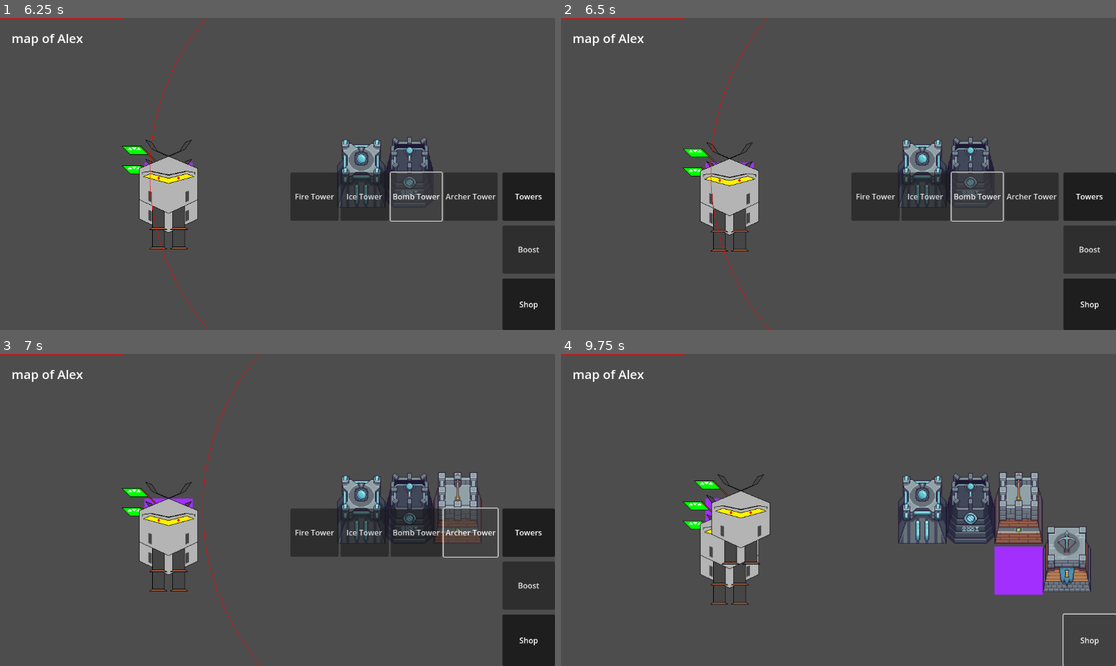
Above: before the commit, frames 1-4 (two rows, left to right).
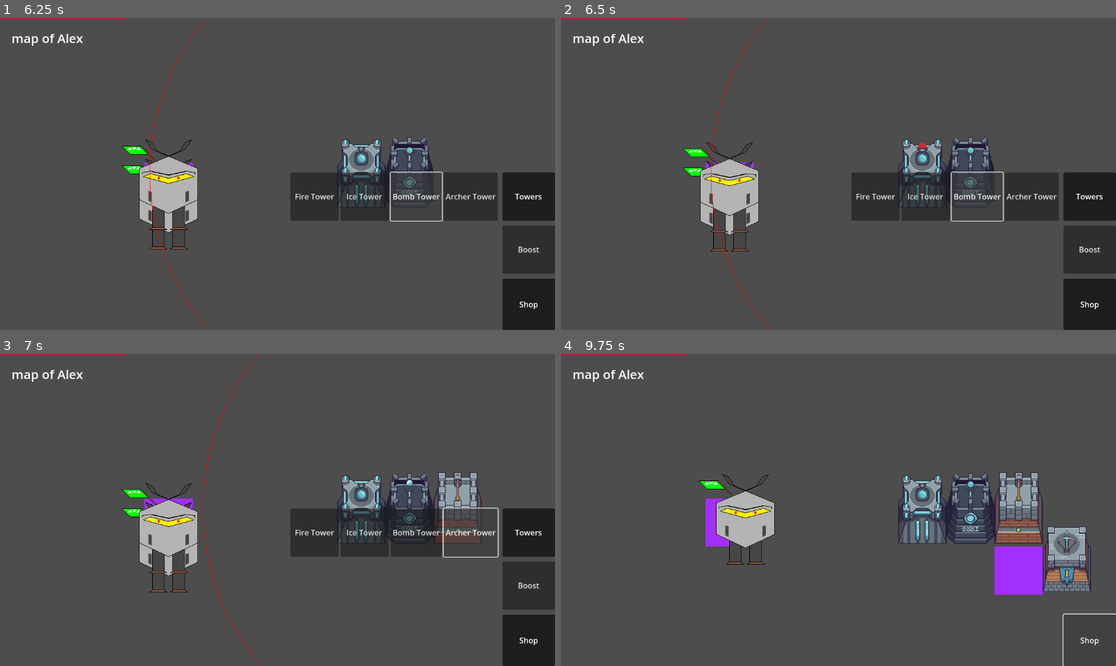
Above: after the commit, the same moments.

Repository: m-conti/melonjam2023
Game: Godot game, scene res://game.tscn
Two runs of this game, one before a commit and one after it. Both use one fixed random seed, a clock stepped at 60 frames per second and the inputs below.
Inputs (mouse positions are in pixels of both pictures, inside the frame that each line leads up to):
- Up to frame 1 (6.25 s): click (255, 155) at 0.52 s; type "Alex" at 0.6 s; click "Host" at 1.25 s; click "START!" at 2 s; click "Shop" at 2.75 s; click "Towers" at 3.5 s; click "Fire Tower" at 4.25 s; click "Ice Tower" at 5 s; click "Bomb Tower" at 5.75 s
- Up to frame 2 (6.5 s): no input
- Up to frame 3 (7 s): click "Archer Tower" at 6.5 s
- Up to frame 4 (9.75 s): click "Boost" at 7.25 s; click "Spawner" at 8 s; click "Armored" at 8.75 s; click "Shop" at 9.5 s

Frame 1 is identical in both runs. In frame 2, less than 0.1% of the frame differs, in the area x 64-67%, y 39-43%; in frame 3, 0.8%; in frame 4, 2.1%, in the area x 21-75%, y 38-81%.
Error in both runs: Trying to assign value of type 'Node2D' to a variable of type 'Map.gd'. (res://Entities/Spawner.gd:13)

Commit message:
towers animation

Diff:
--- a/Entities/Tower.gd
+++ b/Entities/Tower.gd
@@ -42,6 +42,12 @@
 	enemies_inside.erase(enemy)
 
 
+func _on_animation_finished(enemies: Array):
+	for enemy in enemies:
+		if is_instance_valid(enemy):
+			on_enemy_hit(enemy)
+
+
 func _on_timer_timeout():
 	var enemies_attackable = enemies_inside.filter(is_attackable)
 
@@ -50,23 +56,27 @@
 
 	if attacking_type == EAttackingType.lowest_health:
 		enemies_attackable.sort_custom(func(x, y): return x.hp <= y.hp)
-		on_enemy_hit(enemies_attackable[0])
+		anime_and_attack_enemies([enemies_attackable[0]])
 	elif attacking_type == EAttackingType.biggest_health:
 		enemies_attackable.sort_custom(func(x, y): return x.hp >= y.hp)
-		on_enemy_hit(enemies_attackable[0])
+		anime_and_attack_enemies([enemies_attackable[0]])
 	elif attacking_type == EAttackingType.random:
-		on_enemy_hit(enemies_attackable.pick_random())
+		anime_and_attack_enemies([enemies_attackable.pick_random()])
 	elif attacking_type == EAttackingType.first_in_line:
-		on_enemy_hit(enemies_attackable[0])
+		anime_and_attack_enemies([enemies_attackable[0]])
 	elif attacking_type == EAttackingType.last_in_line:
-		on_enemy_hit(enemies_attackable[enemies_attackable.size() - 1])
+		anime_and_attack_enemies([enemies_attackable[enemies_attackable.size() - 1]])
 	elif attacking_type == EAttackingType.all:
-		for enemy in enemies_attackable:
-			on_enemy_hit(enemy)
+		anime_and_attack_enemies(enemies_attackable)
 
 
 func is_attackable(enemy: Enemy) -> bool:
 	return false
+
+
+func anime_and_attack_enemies(enemies: Array):
+	$AnimationPlayer.play("Attack")
+	$AnimationPlayer.animation_finished.connect(func(x): _on_animation_finished(enemies), CONNECT_ONE_SHOT)
 
 
 func on_enemy_hit(enemy):
--- a/Entities/Tower.tscn
+++ b/Entities/Tower.tscn
@@ -28,6 +28,8 @@
 
 [node name="Timer" type="Timer" parent="."]
 
+[node name="AnimationPlayer" type="AnimationPlayer" parent="."]
+
 [connection signal="area_entered" from="Area2D" to="." method="_on_area_2d_area_entered"]
 [connection signal="area_exited" from="Area2D" to="." method="_on_area_2d_area_exited"]
 [connection signal="timeout" from="Timer" to="." method="_on_timer_timeout"]
--- a/Towers/ArcherTower.tscn
+++ b/Towers/ArcherTower.tscn
@@ -1,9 +1,29 @@
-[gd_scene load_steps=5 format=3 uid="uid://cx5x7gr3i3jt8"]
+[gd_scene load_steps=7 format=3 uid="uid://cx5x7gr3i3jt8"]
 
 [ext_resource type="PackedScene" uid="uid://cwrl1q31ff0xu" path="res://Entities/Tower.tscn" id="1_6unlv"]
 [ext_resource type="Script" path="res://Towers/ArcherTower.gd" id="2_iq0s0"]
 [ext_resource type="Texture2D" uid="uid://bl3l6vqgx5vux" path="res://Assets/Foozle_2DS0017_Spire_TowerPack_1/Towers bases/PNGs/Tower 01.png" id="3_7ut1b"]
 [ext_resource type="Texture2D" uid="uid://di0r7dn023f2y" path="res://Assets/Foozle_2DS0017_Spire_TowerPack_1/Towers Weapons/Tower 01/Spritesheets/Tower 01 - Level 01 - Weapon.png" id="4_soyht"]
+
+[sub_resource type="Animation" id="Animation_pbih3"]
+resource_name = "Attack"
+tracks/0/type = "value"
+tracks/0/imported = false
+tracks/0/enabled = true
+tracks/0/path = NodePath("WeaponSprite:frame")
+tracks/0/interp = 1
+tracks/0/loop_wrap = true
+tracks/0/keys = {
+"times": PackedFloat32Array(0, 1),
+"transitions": PackedFloat32Array(1, 1),
+"update": 0,
+"values": [0, 5]
+}
+
+[sub_resource type="AnimationLibrary" id="AnimationLibrary_rm844"]
+_data = {
+"Attack": SubResource("Animation_pbih3")
+}
 
 [node name="tower" instance=ExtResource("1_6unlv")]
 script = ExtResource("2_iq0s0")
@@ -24,3 +44,8 @@
 
 [node name="Area2D" parent="." index="2"]
 visible = false
+
+[node name="AnimationPlayer" parent="." index="4"]
+libraries = {
+"": SubResource("AnimationLibrary_rm844")
+}
--- a/Towers/BombTower.tscn
+++ b/Towers/BombTower.tscn
@@ -1,9 +1,29 @@
-[gd_scene load_steps=5 format=3 uid="uid://cgiry6ketavbj"]
+[gd_scene load_steps=7 format=3 uid="uid://cgiry6ketavbj"]
 
 [ext_resource type="PackedScene" uid="uid://cwrl1q31ff0xu" path="res://Entities/Tower.tscn" id="1_hup7y"]
 [ext_resource type="Script" path="res://Towers/BombTower.gd" id="2_g047q"]
 [ext_resource type="Texture2D" uid="uid://cfc7ee42s5xnj" path="res://Assets/Foozle_2DS0018_Spire_TowerPack_2/Towers bases/PNGs/Tower 04.png" id="3_jjxri"]
 [ext_resource type="Texture2D" uid="uid://fw05ifxo67s4" path="res://Assets/Foozle_2DS0018_Spire_TowerPack_2/Towers Weapons/Tower 04/PNGs/Tower 04 - Level 01 - Weapon.png" id="4_bggfr"]
+
+[sub_resource type="Animation" id="Animation_tomm8"]
+resource_name = "Attack"
+tracks/0/type = "value"
+tracks/0/imported = false
+tracks/0/enabled = true
+tracks/0/path = NodePath("WeaponSprite:frame")
+tracks/0/interp = 1
+tracks/0/loop_wrap = true
+tracks/0/keys = {
+"times": PackedFloat32Array(0, 1),
+"transitions": PackedFloat32Array(1, 1),
+"update": 0,
+"values": [0, 16]
+}
+
+[sub_resource type="AnimationLibrary" id="AnimationLibrary_iqd65"]
+_data = {
+"Attack": SubResource("Animation_tomm8")
+}
 
 [node name="tower" instance=ExtResource("1_hup7y")]
 script = ExtResource("2_g047q")
@@ -21,3 +41,8 @@
 texture = ExtResource("4_bggfr")
 offset = Vector2(2.08165e-12, -100)
 hframes = 17
+
+[node name="AnimationPlayer" parent="." index="4"]
+libraries = {
+"": SubResource("AnimationLibrary_iqd65")
+}
--- a/Towers/FireTower.tscn
+++ b/Towers/FireTower.tscn
@@ -1,10 +1,36 @@
-[gd_scene load_steps=4 format=3 uid="uid://cnkovvaqbfwqo"]
+[gd_scene load_steps=7 format=3 uid="uid://cnkovvaqbfwqo"]
 
 [ext_resource type="PackedScene" uid="uid://cwrl1q31ff0xu" path="res://Entities/Tower.tscn" id="1_46fn7"]
+[ext_resource type="Script" path="res://Towers/FireTower.gd" id="2_6sajg"]
 [ext_resource type="Texture2D" uid="uid://ca8mg1u6hs2xe" path="res://Assets/Foozle_2DS0020_Spire_TowerPack_4/Towers bases/PNGs/Tower 07.png" id="2_evkxl"]
 [ext_resource type="Texture2D" uid="uid://hho4lpxw5bd1" path="res://Assets/Foozle_2DS0020_Spire_TowerPack_4/Towers Weapons/Tower 07/Spritesheets/Tower 07 - Level 01 - Weapon.png" id="3_msywa"]
 
+[sub_resource type="Animation" id="Animation_hraty"]
+resource_name = "Attack"
+tracks/0/type = "value"
+tracks/0/imported = false
+tracks/0/enabled = true
+tracks/0/path = NodePath("WeaponSprite:frame")
+tracks/0/interp = 1
+tracks/0/loop_wrap = true
+tracks/0/keys = {
+"times": PackedFloat32Array(0, 1),
+"transitions": PackedFloat32Array(1, 1),
+"update": 0,
+"values": [0, 5]
+}
+
+[sub_resource type="AnimationLibrary" id="AnimationLibrary_6bfyl"]
+_data = {
+"Attack": SubResource("Animation_hraty")
+}
+
 [node name="tower" instance=ExtResource("1_46fn7")]
+script = ExtResource("2_6sajg")
+duration = 2.0
+tick_duration = 0.2
+damage_per_tick = 1
+attacking_type = 5
 
 [node name="BaseSprite" parent="." index="0"]
 scale = Vector2(1.563, 1.389)
@@ -17,3 +43,8 @@
 texture = ExtResource("3_msywa")
 offset = Vector2(2.08165e-12, -37)
 hframes = 6
+
+[node name="AnimationPlayer" parent="." index="4"]
+libraries = {
+"": SubResource("AnimationLibrary_6bfyl")
+}
--- a/Towers/IceTower.tscn
+++ b/Towers/IceTower.tscn
@@ -1,9 +1,29 @@
-[gd_scene load_steps=5 format=3 uid="uid://cuhygbww0otik"]
+[gd_scene load_steps=7 format=3 uid="uid://cuhygbww0otik"]
 
 [ext_resource type="PackedScene" uid="uid://cwrl1q31ff0xu" path="res://Entities/Tower.tscn" id="1_v1doj"]
 [ext_resource type="Script" path="res://Towers/IceTower.gd" id="2_hd4r2"]
 [ext_resource type="Texture2D" uid="uid://bxmuoxe1feph" path="res://Assets/Foozle_2DS0019_Spire_TowerPack_3/Towers bases/PNGs/Tower 05.png" id="3_h5nje"]
 [ext_resource type="Texture2D" uid="uid://ckjsprjqhelg5" path="res://Assets/Foozle_2DS0019_Spire_TowerPack_3/Towers Weapons/Tower 05/Spritesheets/Tower 05 - Level 01 - Weapon.png" id="4_t5vrb"]
+
+[sub_resource type="Animation" id="Animation_51w0m"]
+resource_name = "Attack"
+tracks/0/type = "value"
+tracks/0/imported = false
+tracks/0/enabled = true
+tracks/0/path = NodePath("WeaponSprite:frame")
+tracks/0/interp = 1
+tracks/0/loop_wrap = true
+tracks/0/keys = {
+"times": PackedFloat32Array(0, 1),
+"transitions": PackedFloat32Array(1, 1),
+"update": 0,
+"values": [29, 57]
+}
+
+[sub_resource type="AnimationLibrary" id="AnimationLibrary_3qvm6"]
+_data = {
+"Attack": SubResource("Animation_51w0m")
+}
 
 [node name="tower" instance=ExtResource("1_v1doj")]
 script = ExtResource("2_hd4r2")
@@ -24,3 +44,8 @@
 hframes = 29
 vframes = 2
 frame = 29
+
+[node name="AnimationPlayer" parent="." index="4"]
+libraries = {
+"": SubResource("AnimationLibrary_3qvm6")
+}
